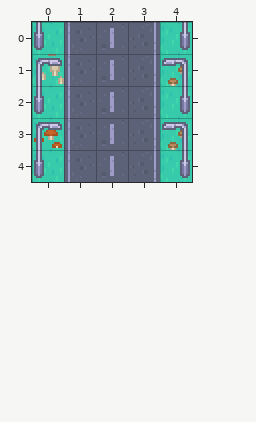
A Tiled map gets an edit: map.tmx. Above is the file before it was changed.
Cells are 16x16 px. Shown: x 0..4, y 0..4.
After the commit:
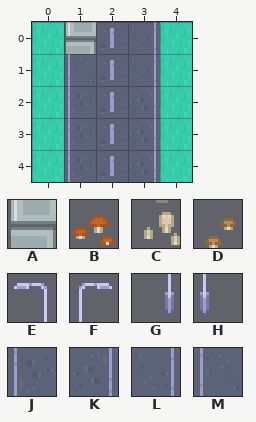
Key: from "roguelikeDungeon_transparent": A 9 flipped on the other diagonal, B 91, C 93, D 122; from "tilemap_packed": E 164, F 164 flipped left-right, G 191, H 191 flipped left-right, J 406 turned 270, K 406 turned 90, L 460 turned 270, M 460 turned 90.
_ is an empty cell.
Changes in this commit:
Layer "Ground":
Tile J becomes tile A in row 0 at x 1.
Tile K becomes tile L in rows 0 to 1 at x 3.
Tile J becomes tile M in row 1 at x 1.
Layer "Plants" (now hidden):
The edit erases tile B in row 3 at x 0.
The edit erases tile C in row 1 at x 0.
The edit erases tile D in row 1 at x 4; in row 3 at x 4.
Layer "Objects" (now hidden):
The edit erases tile E in row 1 at x 4; in row 3 at x 4.
The edit erases tile F in row 1 at x 0; in row 3 at x 0.
The edit erases tile G in row 0 at x 4; in row 2 at x 4; in row 4 at x 4.
The edit erases tile H in row 0 at x 0; in row 2 at x 0; in row 4 at x 0.
Where, in picture pixels (left, top, right, bottom), the same in both pictures:
changed: (34, 22, 96, 178)
changed: (130, 22, 190, 178)
